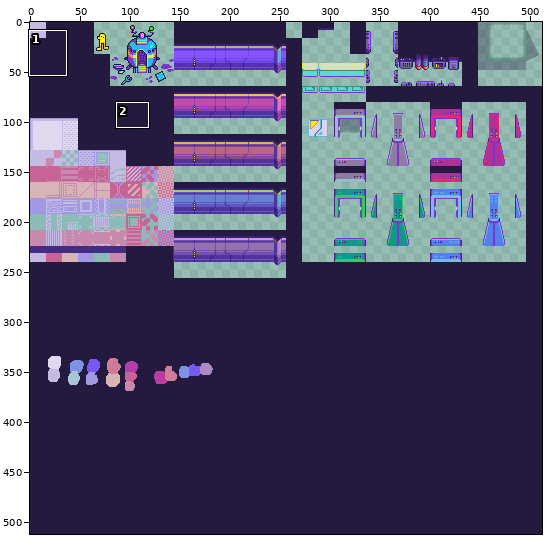
Sprite sheet: Assets/Art Assets/TilemapData/Tilemap_Assets/tilemap_laboratory.png. Above, an overview of the earlier version with the close-up marked.
Close-up. Before:
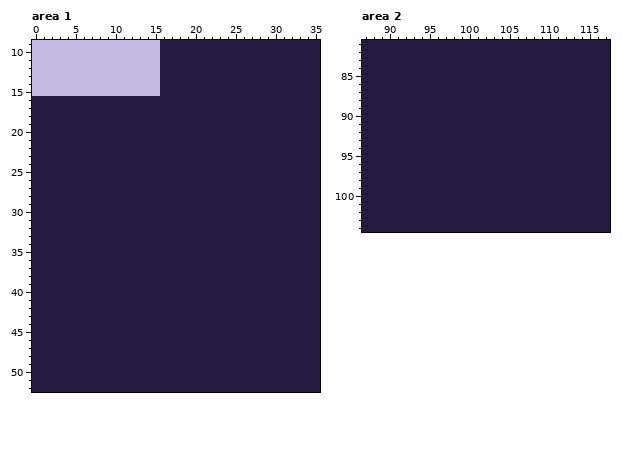
The file is 512x512 pixels. Colours within 5 levels of each other are drawn and written as one. Shown: area 1: x 0..35, y 9..52; area 2: x 87..117, y 81..104.
The same view after the edit:
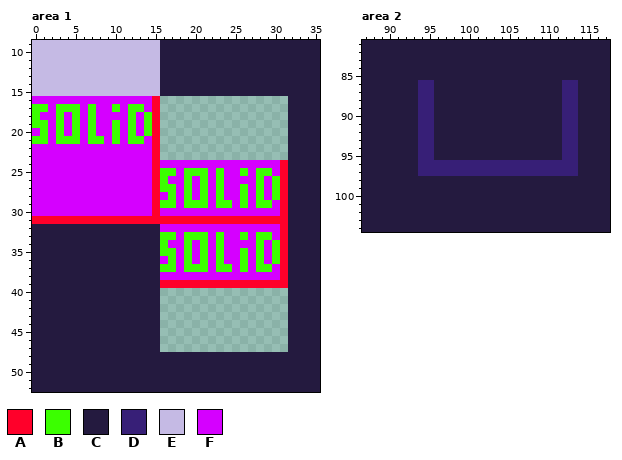
Palette (. is transparent): A #ff002a  B #3bff00  C #241a3f  D #371f77  E #c5bae4  F #d500ff
Diff:
Changed rows in their new state; - is an unchanged pixel.
Area 1:
first column x 0:
16 FFFFFFFFFFFFFFFA................
17 BBFBBBFBFFBFBBFA................
18 BFFBFBFBFFFFBFBA................
19 BBFBFBFBFFBFBFBA................
20 FBFBFBFBFFBFBFBA................
21 BBFBBBFBBFBFBBFA................
22 FFFFFFFFFFFFFFFA................
23 FFFFFFFFFFFFFFFA................
24 FFFFFFFFFFFFFFFAFFFFFFFFFFFFFFFA
25 FFFFFFFFFFFFFFFABBFBBBFBFFBFBBFA
26 FFFFFFFFFFFFFFFABFFBFBFBFFFFBFBA
27 FFFFFFFFFFFFFFFABBFBFBFBFFBFBFBA
28 FFFFFFFFFFFFFFFAFBFBFBFBFFBFBFBA
29 FFFFFFFFFFFFFFFABBFBBBFBBFBFBBFA
30 FFFFFFFFFFFFFFFAFFFFFFFFFFFFFFFA
31 AAAAAAAAAAAAAAAAAAAAAAAAAAAAAAAA
32 ----------------FFFFFFFFFFFFFFFA
33 ----------------BBFBBBFBFFBFBBFA
34 ----------------BFFBFBFBFFFFBFBA
35 ----------------BBFBFBFBFFBFBFBA
36 ----------------FBFBFBFBFFBFBFBA
37 ----------------BBFBBBFBBFBFBBFA
38 ----------------FFFFFFFFFFFFFFFA
39 ----------------AAAAAAAAAAAAAAAA
40 ----------------................
41 ----------------................
42 ----------------................
43 ----------------................
44 ----------------................
45 ----------------................
46 ----------------................
47 ----------------................
Area 2:
first column x 94:
 86 DD----------------DD
 87 DD----------------DD
 88 DD----------------DD
 89 DD----------------DD
 90 DD----------------DD
 91 DD----------------DD
 92 DD----------------DD
 93 DD----------------DD
 94 DD----------------DD
 95 DD----------------DD
 96 DDDDDDDDDDDDDDDDDDDD
 97 DDDDDDDDDDDDDDDDDDDD
Where, in picture pixels (left, top, right, bottom), the same in both close-ups:
changed: (32, 96, 288, 352)
changed: (418, 80, 578, 176)
